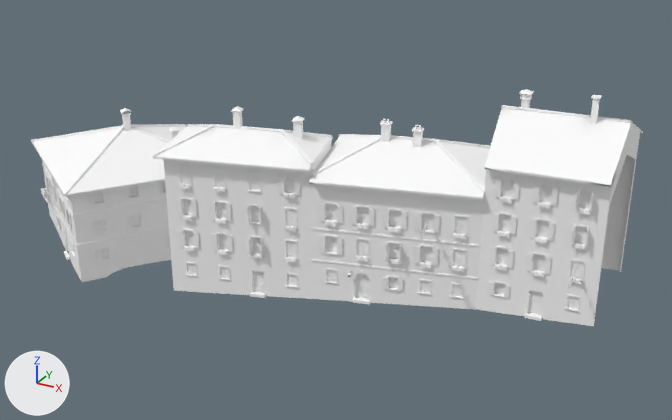
A saved change to the glTF model games/yorimichi/assets/belmonte/meshes/SM_BM_BT_blk_05.glb.
Both versions are drawn from a 50 mm camera at (44.3, -72.3, 43.0) aimed at (4.1, 0.8, 6.4). The lights are fixed; the arrows at lower left show +X, +Y and +Z. The first picture is the older version. Vertices at exactly the same position are counted once.

Objects in the first picture: 'SM_BM_BT_blk_05'.
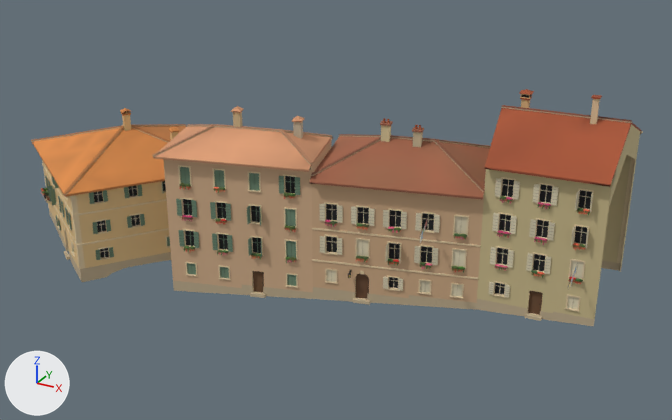
The edits, one by one:
me_sm_bt_blk_05 has 17369 vertices, 19506 faces and spans x -31.4..30.3, y -13.4..13.1, z -1.0..20.2.
me_sm_bt_blk_05 is used by ob_sm_bm_bt_blk_05; location (0.0, 0.0, 0.0).
me_sm_bt_blk_05 part 1: 19506 faces centred in x -31.4..30.3, y -13.4..13.0, z -0.9..20.2 are repainted in the vertex colours; the middle colour goes from white #ffffff to beige #d5bf8c.

Boxes [x1, y1, x2, y2] around the edits, measured in the pictures (672 x 420 px):
part 1 of me_sm_bt_blk_05, recoloured (white to beige)
    both: [31, 89, 643, 326]
